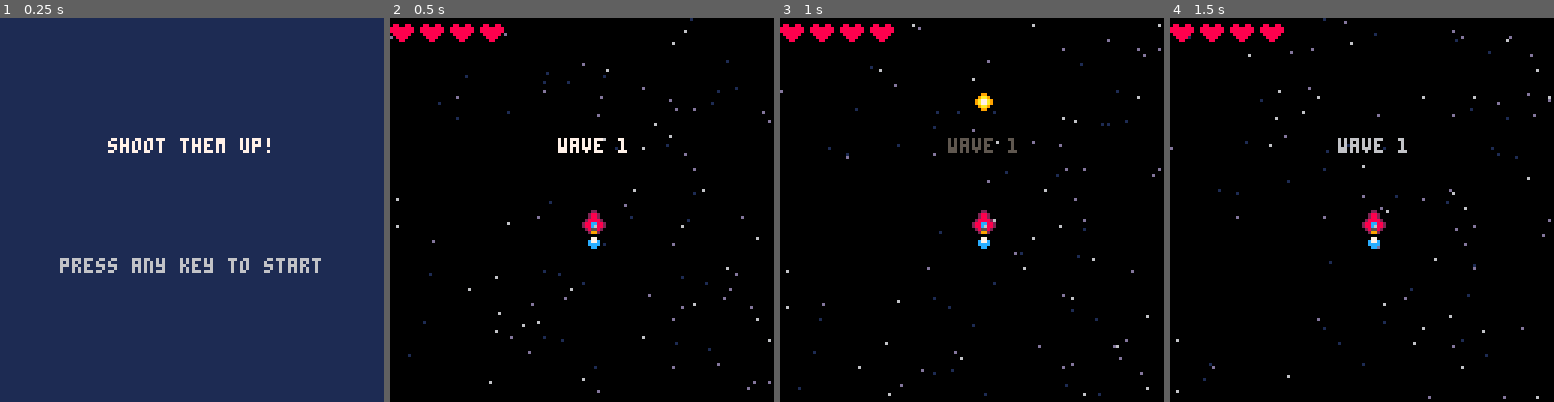
Above: before the commit, frames 1-4 (left to right).
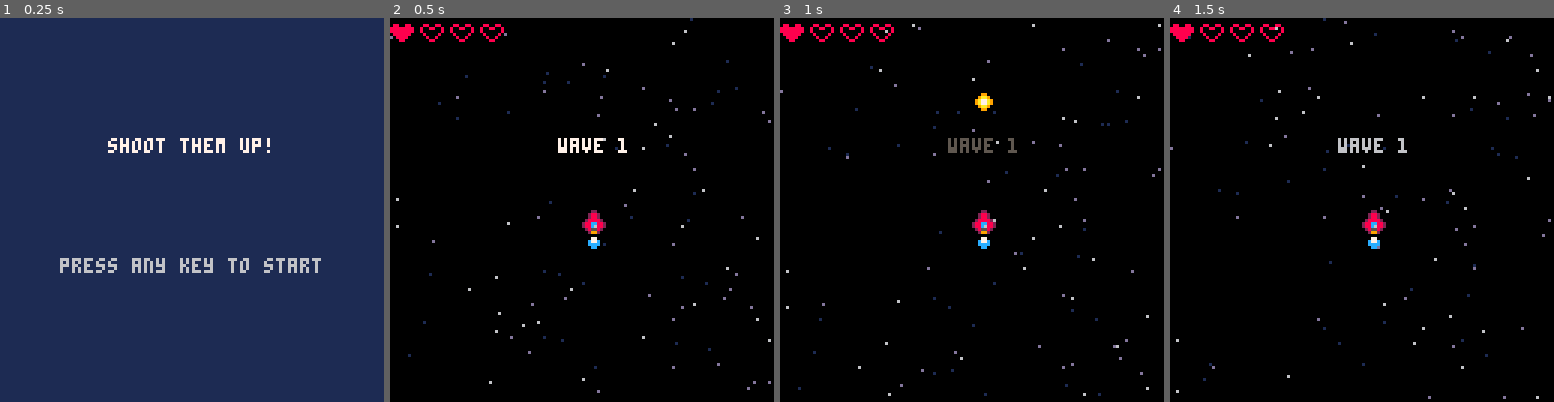
Above: after the commit, the same moments.

Repository: gabriel-jm/pico8-games
Game: PICO-8 cartridge shmup.p8
The game is run twice, just before and just after one commit, with the same random seed, the same clock (stepped at 60 frames per second) and the same inputs.
Inputs:
- Up to frame 1 (0.25 s): no input
- Up to frame 2 (0.5 s): tap X (X key) at 0.33 s
- Up to frame 3 (1 s): tap O (Z key) at 0.7 s
- Up to frame 4 (1.5 s): tap X (X key) at 1.07 s

Frame 1 is identical in both runs. In frame 2, 0.3% of the frame differs, in the area x 8-29%, y 2-6%; in frame 3, 0.3%; in frame 4, 0.3%.

Commit message:
shmup - add enemies sprites

Diff:
--- a/shmup.p8
+++ b/shmup.p8
@@ -2,6 +2,19 @@
 version 34
 __lua__
 -- init
+
+enemy_types={
+	{ -- green alien
+		hp=5,
+		spr=21
+	},
+	{ -- red flame guy
+	},
+	{ -- spinning ship
+	},
+	{ -- boss
+	}
+}
 
 function _init()
  t=0
@@ -48,7 +61,7 @@
 		spr=2
 	}
 
-	lives=4
+	lives=1
 	invul=0
 	muzzle=0
 
@@ -129,16 +142,6 @@
 	if (b.x>a.x+7) return false
 
 	return true
-end
-
-function spawn_enemy()
-	add(enemies,{
-		x=rnd(110)+10,
-		y=-(rnd(10)+10),
-		spr=21,
-		hp=5,
-		flash=0
-	})
 end
 
 function explode(x,y,is_blue)
@@ -426,8 +429,11 @@
 	create_starfield()
 
 	if
-		invul<=0
-		or sin(t/5)<0.1
+		lives>0
+		and (
+			invul<=0
+			or sin(t/5)<0.1
+		)
 	then
 		draw_sprite(ship)
 		spr(flame_spr,ship.x,ship.y+8)
@@ -515,12 +521,12 @@
 end
 
 function draw_gameover()
-	cls(2)
+	draw_game()
 	print(
 		"game over!",
-		46,
+		47,
 		40,
-		7
+		8
 	)
 	print(
 		"press any key to restart",
@@ -541,12 +547,12 @@
 end
 
 function draw_win()
-	cls(11)
+	draw_game()
 	print(
 		"congratulations",
+		35,
 		40,
-		40,
-		7
+		12
 	)
 	print(
 		"press any key to restart",
@@ -558,6 +564,19 @@
 -->8
 -- waves and enemies
 
+function spawn_enemy(t)
+	local typ=t or 1
+	local stats=enemy_types[typ]
+
+	add(enemies,{
+		x=rnd(110)+10,
+		y=-(rnd(10)+10),
+		flash=0,
+		hp=stats.hp,
+		spr=stats.spr
+	})
+end
+
 function spawn_wave()
 	spawn_enemy()
 end
Not shown, changed: 102 lines of the sprite sheet (__gfx__) section of shmup.p8
